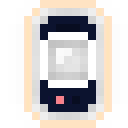
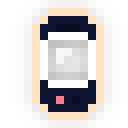
Layers edited between the first and the second 128px x 128px image:
added layer "bg #1" above "bg" over bbox(32, 8, 104, 120)
hid "bg" over bbox(24, 0, 112, 128)
